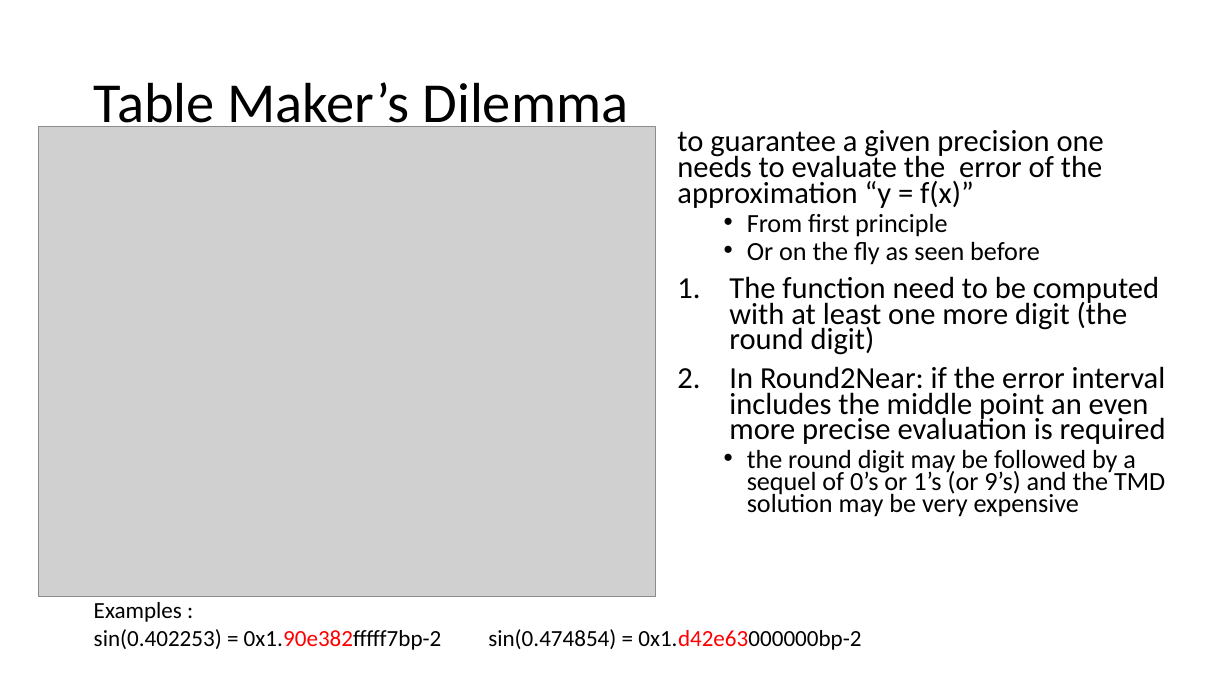
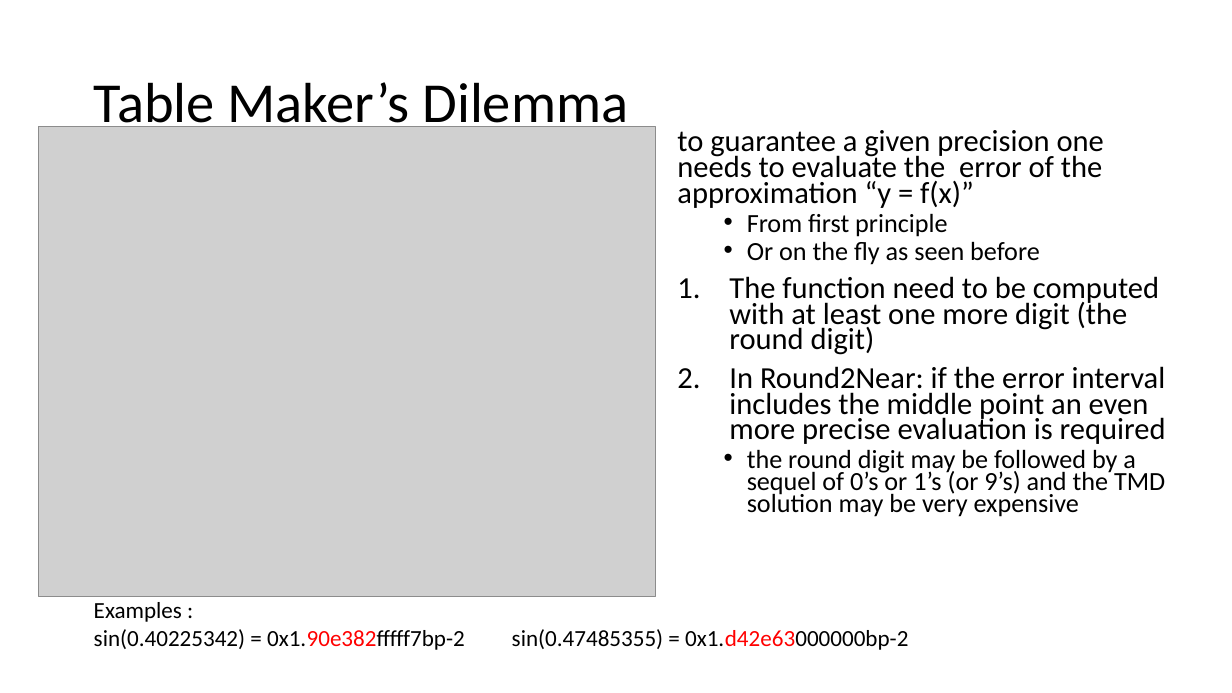
Before and after one commit to VinInn/FPCourse, a slide deck: slide 39 of Slides/FPforScientist.pptx. Drawn at 1232x693 pixels with LibreOffice and Linux fonts; fonts in the diff are those of the drawing; grey boxes stand for pictures. Boxes give left, top, right and bottom in pixels: in the first picture for what was removed or moved away, otherwise in the second. Text is boxed around its words. In the diff, an @@ line names an element or a change of style, - is before the commit and + after.

```diff
--- a/Slides/FPforScientist.pptx
+++ b/Slides/FPforScientist.pptx
@@ text at (94,629,908,650): text changed @@
-sin(0.402253) = 0x1.90e382fffff7bp-2 sin(0.474854) = 0x1.d42e63000000bp-2
+sin(0.40225342) = 0x1.90e382fffff7bp-2 sin(0.47485355) = 0x1.d42e63000000bp-2
```
Also in this commit, not shown: 2 other slides changed.
